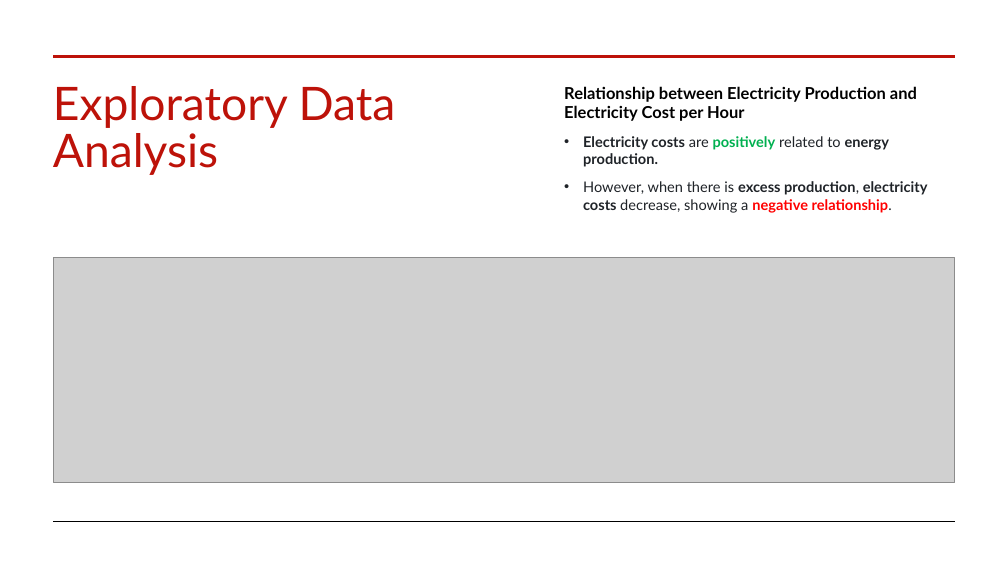
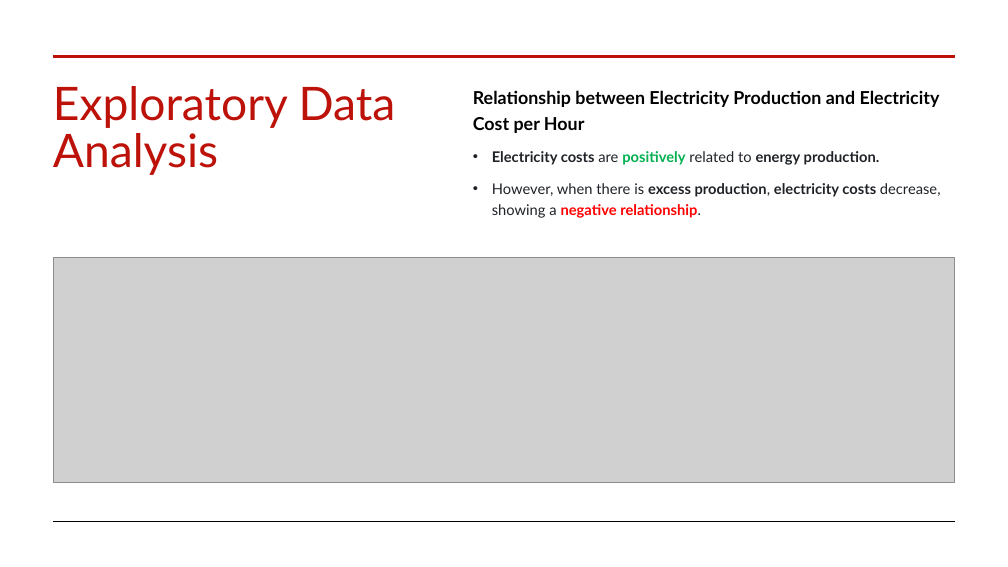
Before and after one commit to auttwitter/DSI-04, a slide deck: slide 8 of projects/project_capstone/Project_Capstone_Presentation.pptx. Drawn at 1008x567 pixels with LibreOffice and Linux fonts; fonts in the diff are those of the drawing; grey boxes stand for pictures. Boxes give left, top, right and bottom in pixels: in the first picture for what was removed or moved away, otherwise in the second. Text is boxed around its words. In the diff, an @@ line names an element or a change of style, - is before the commit and + after.

```diff
--- a/projects/project_capstone/Project_Capstone_Presentation.pptx
+++ b/projects/project_capstone/Project_Capstone_Presentation.pptx
@@ text "Relationship between Electricity Production and ...": place and size @@
-text "Relationship between Electricity Production and ..." at <box>564,86,928,213</box>
+text "Relationship between Electricity Production and ..." at <box>473,90,941,218</box>
@@ text "Relationship between Electricity Production and ..." at <box>473,90,941,218</box>: size 15.7 to 17 pt in "Relationship between Electricity Production and Electricity  ..."; size 13.9 to 14 pt in "Electricity costs are positively related to energy ...", "However, when there is excess production, electricity ..."; line spacing 1 to 1.2 @@
```
Also in this commit, not shown: 5 other slides changed.
